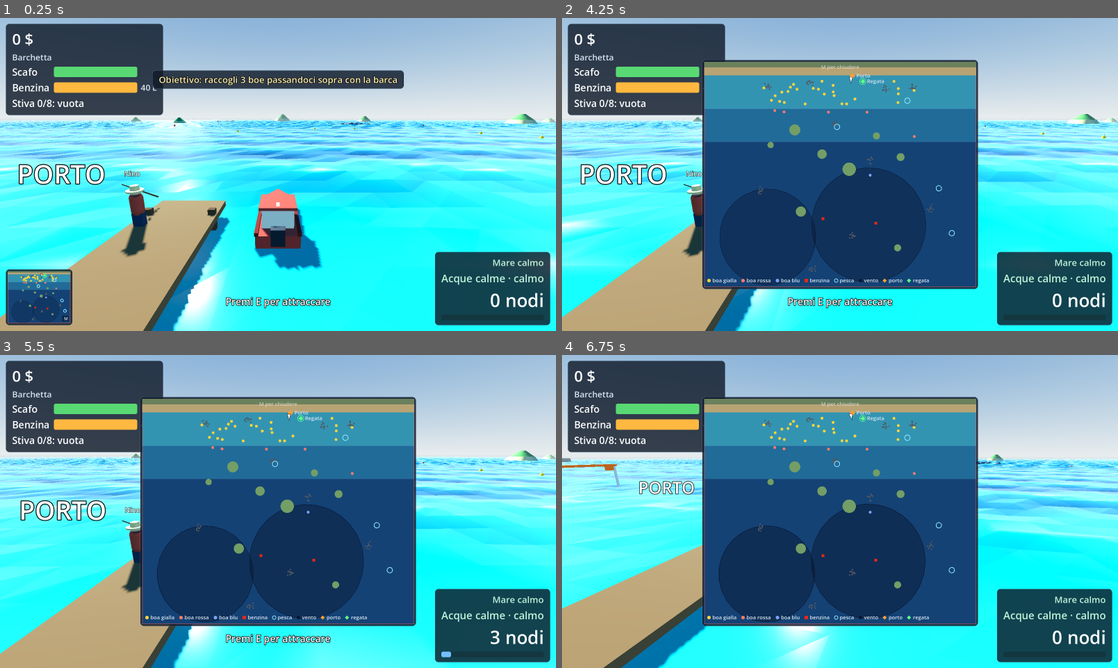
Above: before the commit, frames 1-4 (two rows, left to right).
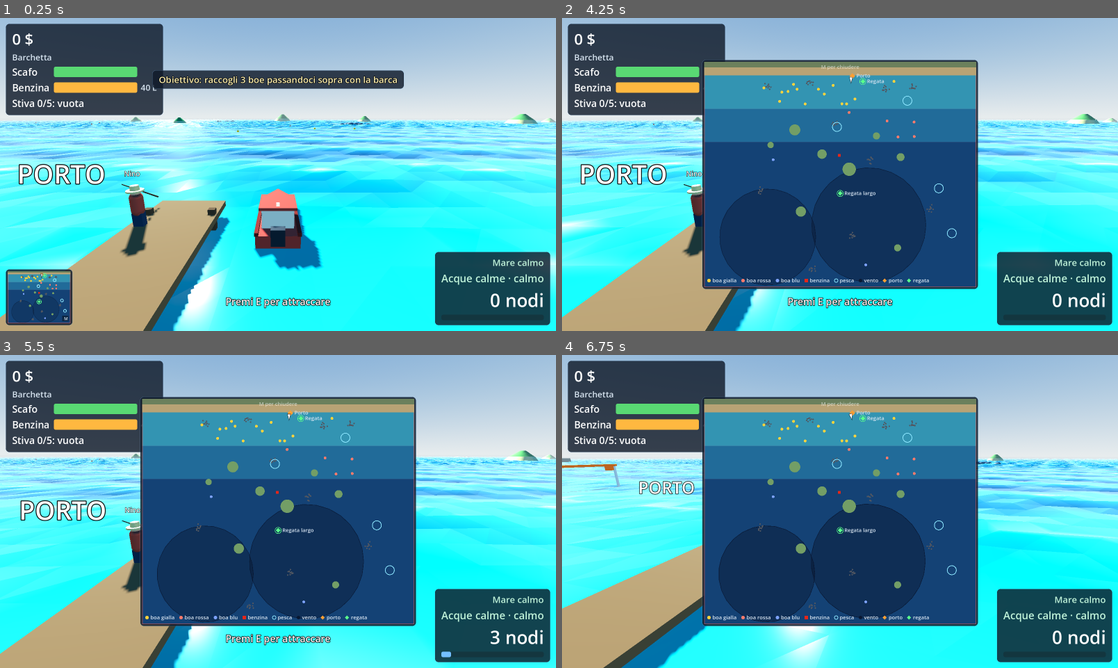
Above: after the commit, the same moments.

Repository: stefano-cookie/boatox
Game: Godot game, scene res://scenes/main/main.tscn
The game is run twice, just before and just after one commit, with the same random seed, the same clock (stepped at 60 frames per second) and the same inputs.
Inputs (mouse positions are in pixels of both pictures, inside the frame that each line leads up to):
- Up to frame 1 (0.25 s): no input
- Up to frame 2 (4.25 s): move the mouse to (867, 174) at 0.52 s; hold W (move_forward) 0.53-1.25 s; hold E (interact) 0.53-1.25 s; drag from (728, 190) to (812, 237) at 1.27 s; move the mouse to (895, 105) at 2.02 s; hold D (turn_right) 2.03-2.78 s; hold E (interact) 2.03-2.78 s; move the mouse to (834, 180) at 2.77 s; hold W (move_forward) 2.78-3.53 s; tap E (interact) at 2.85 s; move the mouse to (1006, 221) at 3.52 s; hold A (turn_left) from 3.53 s (still down); hold E (interact) from 3.53 s (still down); tap M (toggle_map) at 4.15 s
- Up to frame 3 (5.5 s): move the mouse to (233, 508) at 4.27 s; release A (turn_left) at 4.28 s; release E (interact) at 4.28 s; hold W (move_forward) 4.28-5.03 s; tap E (interact) at 4.35 s; move the mouse to (305, 511) at 5.02 s; hold S (move_back) from 5.03 s (still down); hold E (interact) from 5.03 s (still down); click (305, 511) at 5.17 s
- Up to frame 4 (6.75 s): move the mouse to (817, 505) at 5.77 s; release S (move_back) at 5.78 s; release E (interact) at 5.78 s; hold D (turn_right) 5.78-6.53 s; tap E (interact) at 5.85 s; move the mouse to (867, 511) at 6.52 s; hold W (move_forward) from 6.53 s (still down); hold E (interact) from 6.53 s (still down)

The runs differ from the first frame. In frame 1, 0.1% of the frame differs, in the area x 4-98%, y 26-97%; in frame 2, 0.3%; in frame 3, 0.3%, in the area x 8-98%, y 19-80%; in frame 4, 0.3%.

Commit message:
feat: QoL and balance — assisted docking, offshore race spot, softer economy

Diff:
--- a/autoload/game_state.gd
+++ b/autoload/game_state.gd
@@ -199,14 +199,35 @@
 ## Moltiplicatore dei premi per tier di barca (indice in BOAT_DEFS): la
 ## regata resta redditizia senza diventare farming facile.
 const RACE_PRIZE_TIER_MULT: Array[float] = [1.0, 1.6, 2.4]
+## Set IA della gara sotto costa (spot facile). Feedback playtest round 2:
+## Turi era troppo forte (1.03× e molto stabile), la gara base non si
+## vinceva con la barchetta. Ora tutte le IA sono ≤ della velocità del
+## giocatore: si vince con traiettorie pulite, non solo col motore.
 const RACE_AI: Array[Dictionary] = [
 	{"name": "Ciccio", "visual": "res://scenes/boat/visuals/dinghy_visual.tscn",
-		"speed_ratio": 0.90, "stability_delta": -0.1, "turn": 60.0},
+		"speed_ratio": 0.88, "stability_delta": -0.1, "turn": 60.0},
 	{"name": "Rosa", "visual": "res://scenes/boat/visuals/dinghy_visual.tscn",
-		"speed_ratio": 0.97, "stability_delta": 0.0, "turn": 55.0},
+		"speed_ratio": 0.95, "stability_delta": 0.0, "turn": 55.0},
 	{"name": "Turi", "visual": "res://scenes/boat/visuals/fishing_visual.tscn",
-		"speed_ratio": 1.03, "stability_delta": 0.15, "turn": 50.0},
+		"speed_ratio": 0.99, "stability_delta": 0.06, "turn": 52.0},
 ]
+## Set IA della gara al largo (spot difficile, feedback playtest round 2):
+## rivali più veloci e stabili del giocatore — la vince solo chi sfrutta
+## le loro frenate in curva e il mare. Ricompensa maggiore (vedi lo spot
+## RaceCourse.prize_multiplier al largo).
+const RACE_AI_HARD: Array[Dictionary] = [
+	{"name": "Saro", "visual": "res://scenes/boat/visuals/fishing_visual.tscn",
+		"speed_ratio": 1.0, "stability_delta": 0.1, "turn": 54.0},
+	{"name": "Nunzio", "visual": "res://scenes/boat/visuals/fishing_visual.tscn",
+		"speed_ratio": 1.06, "stability_delta": 0.18, "turn": 50.0},
+	{"name": "Peppe", "visual": "res://scenes/boat/visuals/cruiser_visual.tscn",
+		"speed_ratio": 1.12, "stability_delta": 0.25, "turn": 46.0},
+]
+
+
+## Set IA di uno spot: difficile al largo, facile sotto costa.
+func race_ai_set(hard: bool) -> Array[Dictionary]:
+	return RACE_AI_HARD if hard else RACE_AI
 
 const UPGRADE_NAME: Dictionary[int, String] = {
 	UpgradeType.MOTOR: "Motore",
@@ -621,17 +642,19 @@
 
 
 ## Premio per piazzamento, scalato col tier della barca corrente
-## (feedback playtest M3): la regata rende anche a fine progressione.
-func race_prize(rank: int) -> int:
+## (feedback playtest M3) e col moltiplicatore dello spot (feedback round
+## 2: la gara al largo paga di più).
+func race_prize(rank: int, prize_mult: float = 1.0) -> int:
 	if rank - 1 >= RACE_PRIZES.size():
 		return 0
-	return roundi(RACE_PRIZES[rank - 1] * RACE_PRIZE_TIER_MULT[boat_tier()])
+	return roundi(RACE_PRIZES[rank - 1] * RACE_PRIZE_TIER_MULT[boat_tier()] * prize_mult)
 
 
 ## Piazzamento a fine gara: accredita il premio e conta le vittorie
-## (la prima sblocca il Cabinato in cantiere).
-func record_race_result(rank: int, total: int) -> void:
-	var prize := race_prize(rank)
+## (la prima sblocca il Cabinato in cantiere). prize_mult è il bonus dello
+## spot (1.0 sotto costa, più alto al largo).
+func record_race_result(rank: int, total: int, prize_mult: float = 1.0) -> void:
+	var prize := race_prize(rank, prize_mult)
 	if prize > 0:
 		money += prize
 		money_changed.emit(money)
--- a/resources/boats/cruiser.tres
+++ b/resources/boats/cruiser.tres
@@ -21,7 +21,7 @@
 turn_full_speed_ratio = 0.4
 grip = 3.0
 hull_max = 260.0
-cargo_capacity = 30
+cargo_capacity = 18
 fuel_capacity = 120.0
 fuel_per_second = 0.2
 stability = 0.8
--- a/resources/boats/dinghy.tres
+++ b/resources/boats/dinghy.tres
@@ -20,7 +20,7 @@
 turn_full_speed_ratio = 0.35
 grip = 2.5
 hull_max = 100.0
-cargo_capacity = 8
+cargo_capacity = 5
 fuel_capacity = 40.0
 fuel_per_second = 0.1
 stability = 0.2
--- a/resources/boats/fishing_boat.tres
+++ b/resources/boats/fishing_boat.tres
@@ -20,7 +20,7 @@
 turn_full_speed_ratio = 0.3
 grip = 3.5
 hull_max = 180.0
-cargo_capacity = 18
+cargo_capacity = 10
 fuel_capacity = 70.0
 fuel_per_second = 0.14
 stability = 0.55
--- a/scenes/boat/boat.gd
+++ b/scenes/boat/boat.gd
@@ -57,6 +57,10 @@
 @export_range(0.0, 1.0) var stability_damping: float = 0.5
 
 var input_enabled: bool = true
+## Cap esterno alla velocità massima (m/s), impostato dal Port in
+## avvicinamento: più vicino all'attracco, più basso — frenata assistita
+## naturale (feedback playtest round 2). INF = nessun limite.
+var approach_speed_cap: float = INF
 ## 0..1, impostato dal World fuori dai confini: la barca si abbassa
 ## nell'acqua e appruata, senza toccare la guida (deve restare facile
 ## rientrare).
@@ -205,6 +209,9 @@
 	var cap := max_speed * (1.0 - rough_slow_max * _chaos)
 	if GameState.fuel <= 0.0:
 		cap = minf(cap, reserve_speed)
+	# In avvicinamento al porto il cap scende: se eri lanciato, il ramo
+	# _speed > cap qui sotto frena da solo (arrivo naturale, non un muro).
+	cap = minf(cap, approach_speed_cap)
 	if _speed > cap:
 		_speed = move_toward(_speed, cap, (_water_drag + _brake_force * 0.5) * delta)
 	if throttle > 0.0:
--- a/scenes/fishing/fishing_zone.gd
+++ b/scenes/fishing/fishing_zone.gd
@@ -14,6 +14,10 @@
 
 ## Fascia di mare della zona: decide specie e difficoltà (0 = calme).
 @export_range(0, 2) var zone_tier: int = 0
+## Raggio della zona (feedback playtest round 2: sembravano spot troppo
+## piccoli, 9 → 15). Guida il CylinderShape3D e la scala degli anelli
+## visivi all'_ready — si tara da Inspector senza toccare la scena.
+@export var zone_radius: float = 15.0
 ## Sopra questa velocità non si pesca: prima ci si ferma.
 @export var fishing_max_speed: float = 1.5
 ## Attesa dell'abboccata, tra minimo e massimo.
@@ -58,6 +62,10 @@
 var _surge_left: float = 0.0
 var _surge_timer: float = 0.0
 
+## Scala degli anelli e del giro d'uccelli rispetto al raggio base (9 m).
+var _ripple_factor: float = 1.0
+
+@onready var _collision: CollisionShape3D = $CollisionShape3D
 @onready var _visual: Node3D = $Visual
 @onready var _birds_pivot: Node3D = $Visual/BirdsPivot
 @onready var _ripple_inner: MeshInstance3D = $Visual/RippleInner
@@ -81,8 +89,19 @@
 	add_to_group(&"fishing_zones")
 	body_entered.connect(_on_body_entered)
 	body_exited.connect(_on_body_exited)
+	_apply_radius()
 	_panel.hide()
 	_hint.hide()
+
+
+## Adatta collisione e anelli visivi al zone_radius (9 = base della scena).
+## Duplica la shape per non mutare la sottorisorsa condivisa tra istanze.
+func _apply_radius() -> void:
+	var shape := (_collision.shape as CylinderShape3D).duplicate() as CylinderShape3D
+	shape.radius = zone_radius
+	_collision.shape = shape
+	_ripple_factor = zone_radius / 9.0
+	_birds_pivot.scale = Vector3(_ripple_factor, 1.0, _ripple_factor)
 
 
 func _process(delta: float) -> void:
@@ -353,8 +372,8 @@
 	if _resting:
 		return
 	_birds_pivot.rotation.y = _time * 0.7
-	_ripple_inner.scale = Vector3.ONE * (1.0 + 0.10 * sin(_time * 1.8))
-	_ripple_outer.scale = Vector3.ONE * (1.0 + 0.06 * sin(_time * 1.3 + 1.7))
+	_ripple_inner.scale = Vector3.ONE * _ripple_factor * (1.0 + 0.10 * sin(_time * 1.8))
+	_ripple_outer.scale = Vector3.ONE * _ripple_factor * (1.0 + 0.06 * sin(_time * 1.3 + 1.7))
 	if sea != null:
 		# Segue le onde solo in parte: gli anelli restano leggibili anche
 		# col mare grosso.
--- a/scenes/fuel/fuel_can.gd
+++ b/scenes/fuel/fuel_can.gd
@@ -2,9 +2,11 @@
 extends Area3D
 
 ## Tanica di benzina alla deriva (roadmap M3): al passaggio riempie il
-## serbatoio di GameState.FUEL_CAN_LITERS litri. Come i punti boa, il
-## punto ritenta lo spawn a ogni ciclo con probabilità bassa (5%): vederne
-## una è un colpo di fortuna, non una fonte di carburante affidabile.
+## serbatoio di GameState.FUEL_CAN_LITERS litri. Ogni punto ritenta lo
+## spawn a ogni ciclo con probabilità bassa (5%): vederne una è un colpo
+## di fortuna, non una fonte affidabile. Feedback playtest round 2: al
+## massimo UNA tanica attiva sull'intera mappa alla volta — la guardia
+## sul gruppo &fuel_cans impedisce l'accumulo (prima se ne sommavano ~22).
 
 ## Assegnata da chi la spawna: serve per galleggiare sulle onde.
 var sea: Sea
@@ -32,9 +34,23 @@
 	_visual.rotation.z = sin(_bob_time * 1.3) * 0.12
 
 
+func is_active() -> bool:
+	return _active
+
+
+## Vero se una qualsiasi tanica è già presente in acqua: il punto attende
+## che quella venga raccolta prima di riprovare (max 1 attiva sulla mappa).
+func _any_active() -> bool:
+	for node in get_tree().get_nodes_in_group(&"fuel_cans"):
+		var can := node as FuelCan
+		if can != null and can.is_active():
+			return true
+	return false
+
+
 func _try_spawn() -> void:
 	while is_inside_tree():
-		if randf() <= GameState.FUEL_CAN_SPAWN_CHANCE:
+		if not _any_active() and randf() <= GameState.FUEL_CAN_SPAWN_CHANCE:
 			_set_present(true)
 			return
 		await get_tree().create_timer(GameState.FUEL_CAN_RESPAWN).timeout
--- a/scenes/hud/minimap.gd
+++ b/scenes/hud/minimap.gd
@@ -198,7 +198,7 @@
 ## Zone di pesca attive, come anelli (quelle a riposo non si disegnano:
 ## gli uccelli se ne sono andati anche dalla mappa).
 func _draw_fishing_zones(rect: Rect2) -> void:
-	var radius := maxf(_px(rect, 9.0), 4.0)
+	var radius := maxf(_px(rect, 15.0), 4.0)
 	for node in get_tree().get_nodes_in_group(&"fishing_zones"):
 		var zone := node as FishingZone
 		if zone == null or zone.is_resting():
@@ -210,28 +210,32 @@
 ## giocatore deve sapere che c'è e dov'è, non solo durante la gara). Rombo
 ## verde con anello, distinto dal rombo arancio del porto.
 func _draw_race_start(rect: Rect2) -> void:
-	var course := get_tree().get_first_node_in_group(&"race_course") as RaceCourse
-	if course == null:
-		return
-	var p := _to_map(rect, course.start_position())
 	var s := 7.0 if _expanded else 4.5
-	draw_arc(p, s + 2.0, 0.0, TAU, 18, RACE_COLOR, 1.5)
-	_draw_diamond(p, s, RACE_COLOR)
-	if _expanded:
-		draw_string(ThemeDB.fallback_font, p + Vector2(12.0, 5.0), "Regata",
-			HORIZONTAL_ALIGNMENT_LEFT, -1, 15, TEXT_COLOR)
+	for node in get_tree().get_nodes_in_group(&"race_course"):
+		var course := node as RaceCourse
+		if course == null:
+			continue
+		var p := _to_map(rect, course.start_position())
+		draw_arc(p, s + 2.0, 0.0, TAU, 18, RACE_COLOR, 1.5)
+		_draw_diamond(p, s, RACE_COLOR)
+		if _expanded:
+			# Lo spot difficile al largo si etichetta come tale.
+			var label := "Regata largo" if course.ai_hard else "Regata"
+			draw_string(ThemeDB.fallback_font, p + Vector2(12.0, 5.0), label,
+				HORIZONTAL_ALIGNMENT_LEFT, -1, 15, TEXT_COLOR)
 
 
 ## Solo durante la regata: il prossimo cancello da prendere, dello
 ## stesso verde della colonna di luce in 3D.
 func _draw_race_gate(rect: Rect2) -> void:
-	var course := get_tree().get_first_node_in_group(&"race_course") as RaceCourse
-	if course == null or not course.is_racing():
-		return
-	var p := _to_map(rect, course.next_gate_position())
 	var radius := 7.0 if _expanded else 5.0
-	draw_arc(p, radius, 0.0, TAU, 16, RACE_COLOR, 2.5)
-	draw_circle(p, 2.0, RACE_COLOR)
+	for node in get_tree().get_nodes_in_group(&"race_course"):
+		var course := node as RaceCourse
+		if course == null or not course.is_racing():
+			continue
+		var p := _to_map(rect, course.next_gate_position())
+		draw_arc(p, radius, 0.0, TAU, 16, RACE_COLOR, 2.5)
+		draw_circle(p, 2.0, RACE_COLOR)
 
 
 ## Boe e taniche effettivamente presenti in acqua (i punti non spawnati
--- a/scenes/port/port.gd
+++ b/scenes/port/port.gd
@@ -9,11 +9,19 @@
 
 ## Sopra questa velocità non si può attraccare: prima si rallenta.
 @export var docking_max_speed: float = 1.5
+## Rallentamento assistito in avvicinamento (feedback playtest round 2:
+## arrivare e fermarsi dev'essere naturale, non un gate secco). Dentro la
+## ApproachZone il cap di velocità cala col ridursi della distanza dal
+## molo: da nessun limite al bordo fino a approach_min_speed all'attracco.
+@export var approach_slow_radius: float = 22.0
+@export var approach_min_speed: float = 3.0
 
 var _boat: Boat = null
 ## La barca a cui il menu ha spento la guida: la riaccende sempre lui,
 ## anche se nel frattempo _boat è stato azzerato dall'uscita di zona.
 var _docked_boat: Boat = null
+## Barca nella zona di rallentamento (più larga della DockZone).
+var _approach_boat: Boat = null
 var _open: bool = false
 var _shipyard_open: bool = false
 var _tackle_open: bool = false
@@ -24,6 +32,7 @@
 var _gear_buttons: Dictionary[int, Button] = {}
 
 @onready var _zone: Area3D = $DockZone
+@onready var _approach_zone: Area3D = $ApproachZone
 @onready var _tow_spawn: Marker3D = $TowSpawn
 @onready var _hint: Label = $PortUI/Hint
 @onready var _panel: PanelContainer = $PortUI/Panel
@@ -49,6 +58,8 @@
 func _ready() -> void:
 	_zone.body_entered.connect(_on_zone_body_entered)
 	_zone.body_exited.connect(_on_zone_body_exited)
+	_approach_zone.body_entered.connect(_on_approach_entered)
+	_approach_zone.body_exited.connect(_on_approach_exited)
 	_sell_button.pressed.connect(_on_sell_pressed)
 	_repair_button.pressed.connect(_on_repair_pressed)
 	_refuel_button.pressed.connect(_on_refuel_pressed)
@@ -66,6 +77,7 @@
 
 
 func _process(_delta: float) -> void:
+	_update_approach_cap()
 	if _boat == null or _open:
 		_hint.hide()
 		return
@@ -74,6 +86,36 @@
 		_hint.text = "Premi E per attraccare"
 	else:
 		_hint.text = "Rallenta per attraccare"
+
+
+## Cap di velocità progressivo in avvicinamento: nessun limite al bordo
+## della zona, sceso ad approach_min_speed sul molo. Col menu aperto la
+## guida è già spenta, quindi non tocchiamo il cap.
+func _update_approach_cap() -> void:
+	if _approach_boat == null or _open:
+		return
+	var d := _approach_boat.global_position.distance_to(_dock_center())
+	if d >= approach_slow_radius:
+		_approach_boat.approach_speed_cap = INF
+	else:
+		var t := d / approach_slow_radius
+		_approach_boat.approach_speed_cap = lerpf(approach_min_speed, _approach_boat.max_speed, t)
+
+
+## Centro dell'attracco in coordinate mondo (la DockZone è a z+6 locale).
+func _dock_center() -> Vector3:
+	return to_global(Vector3(0.0, 0.0, 6.0))
+
+
+func _on_approach_entered(body: Node3D) -> void:
+	if body is Boat:
+		_approach_boat = body
+
+
+func _on_approach_exited(body: Node3D) -> void:
+	if body == _approach_boat:
+		_approach_boat.approach_speed_cap = INF
+		_approach_boat = null
 
 
 func _unhandled_input(event: InputEvent) -> void:
--- a/scenes/port/port.tscn
+++ b/scenes/port/port.tscn
@@ -34,6 +34,9 @@
 [sub_resource type="BoxShape3D" id="zone_shape"]
 size = Vector3(18, 4, 18)
 
+[sub_resource type="BoxShape3D" id="approach_shape"]
+size = Vector3(44, 6, 44)
+
 [sub_resource type="StandardMaterial3D" id="mat_skin"]
 albedo_color = Color(0.83, 0.62, 0.46, 1)
 roughness = 0.9
@@ -168,6 +171,12 @@
 [node name="CollisionShape3D" type="CollisionShape3D" parent="DockZone"]
 transform = Transform3D(1, 0, 0, 0, 1, 0, 0, 0, 1, 0, 0, 6)
 shape = SubResource("zone_shape")
+
+[node name="ApproachZone" type="Area3D" parent="."]
+
+[node name="CollisionShape3D" type="CollisionShape3D" parent="ApproachZone"]
+transform = Transform3D(1, 0, 0, 0, 1, 0, 0, 0, 1, 0, 0, 6)
+shape = SubResource("approach_shape")
 
 [node name="TowSpawn" type="Marker3D" parent="."]
 transform = Transform3D(1, 0, 0, 0, 1, 0, 0, 0, 1, -4, 0, 6)
--- a/scenes/race/race_course.gd
+++ b/scenes/race/race_course.gd
@@ -15,6 +15,12 @@
 ## Raggio entro cui un cancello conta come preso dal giocatore.
 @export var gate_radius: float = 16.0
 @export var countdown_seconds: float = 3.0
+## Spot difficile al largo (feedback playtest round 2): usa il set IA
+## aggressivo GameState.RACE_AI_HARD invece di quello sotto costa.
+@export var ai_hard: bool = false
+## Moltiplicatore dei premi dello spot: al largo si rischia di più e si
+## guadagna di più (GDD pillar 2). 1.0 = gara base sotto costa.
+@export var prize_multiplier: float = 1.0
 
 ## Assegnata dal World: serve a IA e classifica (rallentamento a zone).
 var sea: Sea
@@ -166,8 +172,9 @@
 func _spawn_racers() -> void:
 	var player_speed := GameState.effective_max_speed()
 	var player_stability := GameState.effective_stability()
-	for i in GameState.RACE_AI.size():
-		var def: Dictionary = GameState.RACE_AI[i]
+	var ai_set := GameState.race_ai_set(ai_hard)
+	for i in ai_set.size():
+		var def: Dictionary = ai_set[i]
 		var racer := AIRacer.new()
 		racer.racer_name = def["name"]
 		racer.visual_scene = load(def["visual"])
@@ -213,7 +220,7 @@
 func _finish_player() -> void:
 	var rank := _finish_order.size() + 1
 	_finish_order.append("Tu")
-	GameState.record_race_result(rank, _racers.size() + 1)
+	GameState.record_race_result(rank, _racers.size() + 1, prize_multiplier)
 	_state = State.RESULT
 	_race_boat.input_enabled = false
 	_race_boat.reset_motion()
@@ -234,7 +241,7 @@
 		place += 1
 		lines.append("%d°  %s (in mare)" % [place, racer.racer_name])
 	lines.append("")
-	lines.append("Premio: %d $" % GameState.race_prize(rank))
+	lines.append("Premio: %d $" % GameState.race_prize(rank, prize_multiplier))
 	_standings.text = "\n".join(lines)
 	GameState.push_ui_focus()
 	_panel.show()
@@ -338,6 +345,12 @@
 
 
 func _update_hint() -> void:
+	# Durante la gara (e il countdown) l'hint ricorda la ritirata gratuita
+	# (feedback playtest round 2: la ritirata esisteva ma era invisibile).
+	if _state == State.COUNTDOWN or _state == State.RACING:
+		_hint.show()
+		_hint.text = "Esc — abbandona la regata (gratis)"
+		return
 	if _boat == null or _state != State.IDLE:
 		_hint.hide()
 		return
--- a/scenes/sea/sea.gd
+++ b/scenes/sea/sea.gd
@@ -14,8 +14,12 @@
 @export var follow_target: Node3D
 ## Limite sud dell'inseguimento: il piano non scorre oltre, così il suo
 ## bordo nord resta sempre infilato sotto la spiaggia (niente buchi
-## d'acqua guardando la costa dal largo).
-@export var follow_z_max: float = 160.0
+## d'acqua guardando la costa dal largo). Feedback playtest round 2: il
+## mare sembrava finire come un muro al largo. Col piano ora 1400×1400
+## (mezzo lato 700), a follow_z_max=500 il bordo nord resta a z≈-200
+## (sotto la costa a shore_z=-140) e quello sud arriva oltre z=1200 —
+## ben oltre bounds_depth: l'orizzonte resta acqua, la nebbia lo sfuma.
+@export var follow_z_max: float = 500.0
 
 @export_group("Costa e zone di mare")
 ## Linea di costa: la terra occupa z < shore_z.
--- a/scenes/sea/sea.tscn
+++ b/scenes/sea/sea.tscn
@@ -7,9 +7,9 @@
 shader = ExtResource("2")
 
 [sub_resource type="PlaneMesh" id="sea_mesh"]
-size = Vector2(900, 900)
-subdivide_width = 359
-subdivide_depth = 359
+size = Vector2(1400, 1400)
+subdivide_width = 559
+subdivide_depth = 559
 
 [node name="Sea" type="MeshInstance3D"]
 cast_shadow = 0
--- a/scenes/world/world.gd
+++ b/scenes/world/world.gd
@@ -33,7 +33,8 @@
 
 @export_group("Sparpagliamento")
 @export var scatter_seed: int = 7
-@export var yellow_buoy_count: int = 28
+## Feedback playtest round 2: le gialle intasavano la mappa (28 → 14).
+@export var yellow_buoy_count: int = 14
 @export var red_point_count: int = 18
 @export var blue_point_count: int = 24
 ## Punti tanica di benzina, sparsi su tutta la baia (spawn al 5%).
@@ -61,12 +62,14 @@
 @onready var _islands: Node3D = $Islands
 @onready var _rock_fields: Node3D = $RockFields
 @onready var _port: Port = $Port
-@onready var _race_course: RaceCourse = $RaceCourse
 
 
 func _ready() -> void:
 	_rng.seed = scatter_seed
-	_race_course.sea = sea
+	# Ogni spot di gara (sotto costa + al largo) ha bisogno della Sea per
+	# IA e classifica: i figli sono già in gruppo (add_to_group in _ready).
+	for node in get_tree().get_nodes_in_group(&"race_course"):
+		(node as RaceCourse).sea = sea
 	GameState.hull_depleted.connect(_on_hull_depleted)
 	for field: Node3D in _rock_fields.get_children():
 		_spawn_rock_field(field.global_position)
@@ -297,6 +300,7 @@
 			return false
 	if pos.distance_to(_port.global_position) < 26.0:
 		return false
-	if not _far_from(pos, _fishing_positions, 16.0):
+	# Le zone di pesca ora sono più larghe (raggio ~15): niente boe dentro.
+	if not _far_from(pos, _fishing_positions, 22.0):
 		return false
 	return _far_from(pos, _rock_positions, 3.0)
--- a/scenes/world/world.tscn
+++ b/scenes/world/world.tscn
@@ -74,3 +74,26 @@
 
 [node name="RaceCourse" parent="." instance=ExtResource("5")]
 transform = Transform3D(1, 0, 0, 0, 1, 0, 0, 0, 1, 75, 0, -120)
+
+[node name="RaceCourseOffshore" parent="." instance=ExtResource("5")]
+transform = Transform3D(1, 0, 0, 0, 1, 0, 0, 0, 1, 0, 0, 250)
+ai_hard = true
+prize_multiplier = 1.8
+
+[node name="Cp1" parent="RaceCourseOffshore/Checkpoints" index="0"]
+transform = Transform3D(1, 0, 0, 0, 1, 0, 0, 0, 1, 140, 0, 50)
+
+[node name="Cp2" parent="RaceCourseOffshore/Checkpoints" index="1"]
+transform = Transform3D(1, 0, 0, 0, 1, 0, 0, 0, 1, 150, 0, 170)
+
+[node name="Cp3" parent="RaceCourseOffshore/Checkpoints" index="2"]
+transform = Transform3D(1, 0, 0, 0, 1, 0, 0, 0, 1, 10, 0, 220)
+
+[node name="Cp4" parent="RaceCourseOffshore/Checkpoints" index="3"]
+transform = Transform3D(1, 0, 0, 0, 1, 0, 0, 0, 1, -160, 0, 170)
+
+[node name="Cp5" parent="RaceCourseOffshore/Checkpoints" index="4"]
+transform = Transform3D(1, 0, 0, 0, 1, 0, 0, 0, 1, -180, 0, 50)
+
+[node name="Cp6" parent="RaceCourseOffshore/Checkpoints" index="5"]
+transform = Transform3D(1, 0, 0, 0, 1, 0, 0, 0, 1, -90, 0, -40)
--- a/tests/m3_fishing.gd
+++ b/tests/m3_fishing.gd
@@ -20,24 +20,24 @@
 func _run() -> void:
 	await _wait(0.5)
 
-	# --- Stiva condivisa: boe + pesci contro la stessa capacità (8) ---
-	for i in 4:
+	# --- Stiva condivisa: boe + pesci contro la stessa capacità (5, dopo
+	# il ribilanciamento round 2: la barchetta porta meno) ---
+	for i in 3:
 		GameState.collect_fish(GameState.FishType.SARDINE)
-	for i in 3:
-		GameState.collect_buoy(GameState.BuoyType.YELLOW)
+	GameState.collect_buoy(GameState.BuoyType.YELLOW)
 	GameState.collect_fish(GameState.FishType.TUNA)
 	var overflow := GameState.collect_fish(GameState.FishType.BREAM)
-	print("STIVA: %d/%d dopo 8 raccolte (attesi 8/8), nona rifiutata: %s (atteso false)" % [
+	print("STIVA: %d/%d dopo 6 raccolte (attesi 5/5), sesta rifiutata: %s (atteso false)" % [
 		GameState.cargo_count(), GameState.cargo_capacity(), overflow])
 
-	# --- Valore misto: 4 sardine (32) + 3 gialle (30) + 1 tonno (250) ---
-	print("VALORE: %d $ (attesi 312) — dettaglio: %s" % [
+	# --- Valore misto: 3 sardine (24) + 1 gialla (10) + 1 tonno (250) ---
+	print("VALORE: %d $ (attesi 284) — dettaglio: %s" % [
 		GameState.cargo_value(), GameState.cargo_detail_bbcode()])
 
 	# --- Vendita: incassa tutto e svuota anche i pesci ---
 	GameState.money = 0
 	var earned := GameState.sell_cargo()
-	print("VENDITA: +%d $ (attesi 312), stiva %d (attesa 0), pesci %d (attesi 0)" % [
+	print("VENDITA: +%d $ (attesi 284), stiva %d (attesa 0), pesci %d (attesi 0)" % [
 		earned, GameState.cargo_count(), GameState.fish_cargo.size()])
 
 	# --- Salvataggio: i pesci fanno il roundtrip ---
--- a/tests/m3_race.gd
+++ b/tests/m3_race.gd
@@ -66,7 +66,7 @@
 	var ratios: Array[String] = []
 	for racer: AIRacer in course._racers:
 		ratios.append("%.2f" % (racer.max_speed / player_speed))
-	print("IA RELATIVE: rapporti %s (attesi [0.90, 0.97, 1.03])" % [ratios])
+	print("IA RELATIVE: rapporti %s (attesi [0.88, 0.95, 0.99])" % [ratios])
 	await _wait(3.5)
 	var start_positions: Array[Vector3] = []
 	for racer: AIRacer in course._racers:
Not shown: 1 places in scenes/port/port.tscn that only renumber resources
Not shown, changed: docs/ROADMAP.md
